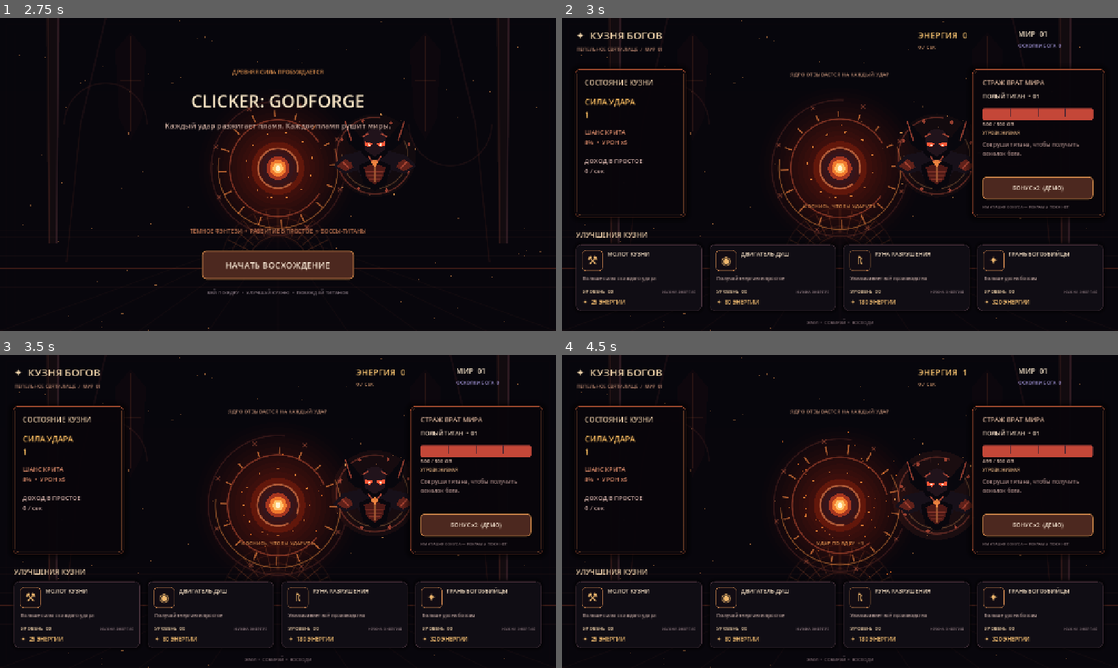
Above: before the commit, frames 1-4 (two rows, left to right).
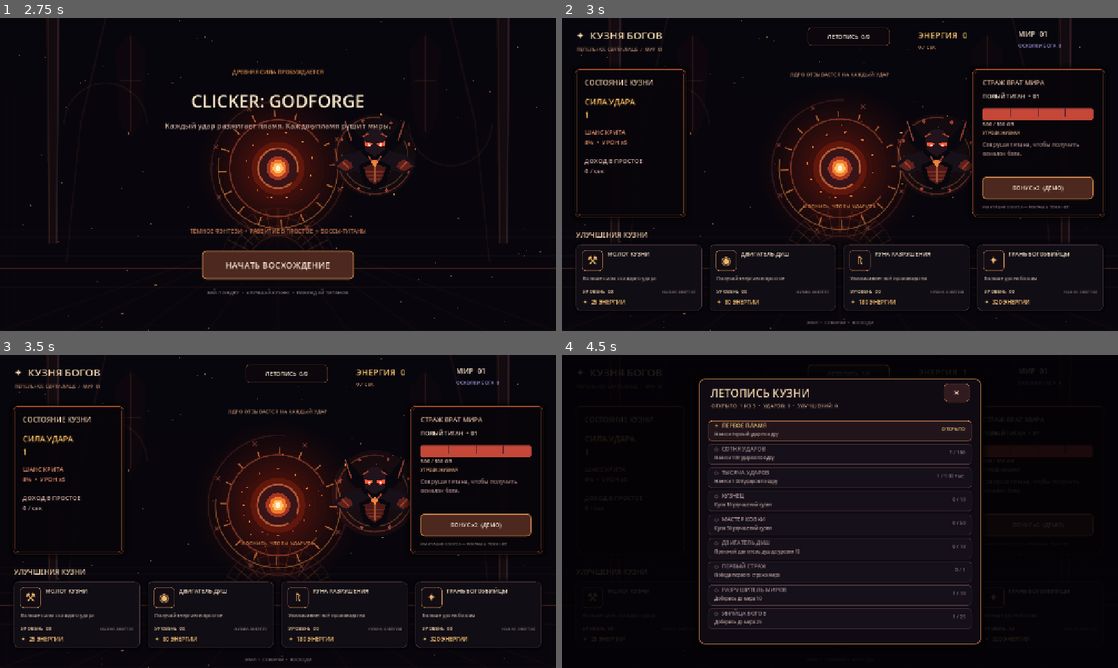
Above: after the commit, the same moments.

Repository: filesgloom-png/CLICKER-GODFORGE-
Game: Godot game, scene res://scenes/main.tscn
Two runs of this game, one before a commit and one after it. Both use one fixed random seed, a clock stepped at 60 frames per second and the inputs below.
Inputs (mouse positions are in pixels of both pictures, inside the frame that each line leads up to):
- Up to frame 1 (2.75 s): no input
- Up to frame 2 (3 s): click "НАЧАТЬ ВОСХОЖДЕНИЕ" at 2.75 s
- Up to frame 3 (3.5 s): no input
- Up to frame 4 (4.5 s): click (840, 495) at 3.5 s; click (851, 373) at 4.25 s, where only the run after the commit has a clickable "ЛЕТОПИСЬ 1/9"

Frame 1 is identical in both runs. In frame 2, 0.2% of the frame differs, in the area x 44-59%, y 2-9%; in frame 3, 0.2%; in frame 4, 20%, in the area x 0-100%, y 0-100%.

Commit message:
Add persistent achievement journal and progression tracking

Diff:
--- a/scripts/game.gd
+++ b/scripts/game.gd
@@ -36,6 +36,10 @@
 var boss_bar: ProgressBar
 var core_button: Button
 var boost_button: Button
+var journal_button: Button
+var journal_overlay: Control
+var total_clicks := 0
+var total_upgrades := 0
 
 func _ready() -> void:
 	rng.randomize()
@@ -386,6 +390,9 @@
 	ui_labels["rate"] = _label("0 / СЕК", Vector2(820, 55), Vector2(190, 22), 12, Color("#c08b65"))
 	ui_labels["stage"] = _label("МИР  01", Vector2(1050, 22), Vector2(190, 28), 17, Color("#f1dfc5"))
 	ui_labels["shards"] = _label("ОСКОЛКИ БОГА  0", Vector2(1050, 53), Vector2(190, 22), 11, Color("#a99ce2"))
+	journal_button = _button("ЛЕТОПИСЬ  0/9", Vector2(565, 22), Vector2(190, 42), false)
+	journal_button.add_theme_font_size_override("font_size", 13)
+	journal_button.pressed.connect(_open_journal)
 	_panel(Vector2(30, 118), Vector2(255, 340))
 	_label("СОСТОЯНИЕ КУЗНИ", Vector2(52, 136), Vector2(210, 26), 16, Color("#e7c9a5"))
 	ui_labels["power"] = _label("СИЛА УДАРА\n1", Vector2(52, 180), Vector2(210, 52), 18, Color("#f2b75d"))
@@ -514,7 +521,141 @@
 	ui_labels["upgrade_cost_%d" % index] = cost_label
 
 
+
+func _achievement_data() -> Array[Dictionary]:
+	var total_levels := 0
+	for level in upgrade_levels:
+		total_levels += int(level)
+	return [
+		{"name": "ПЕРВОЕ ПЛАМЯ", "desc": "Нанеси первый удар по ядру", "value": total_clicks, "target": 1},
+		{"name": "СОТНЯ УДАРОВ", "desc": "Нанеси 100 ударов по ядру", "value": total_clicks, "target": 100},
+		{"name": "ТЫСЯЧА УДАРОВ", "desc": "Нанеси 1 000 ударов по ядру", "value": total_clicks, "target": 1000},
+		{"name": "КУЗНЕЦ", "desc": "Купи 10 улучшений кузни", "value": total_upgrades, "target": 10},
+		{"name": "МАСТЕР КОВКИ", "desc": "Купи 50 улучшений кузни", "value": total_upgrades, "target": 50},
+		{"name": "ДВИГАТЕЛЬ ДУШ", "desc": "Прокачай двигатель душ до уровня 10", "value": int(upgrade_levels[1]), "target": 10},
+		{"name": "ПЕРВЫЙ СТРАЖ", "desc": "Победи первого стража мира", "value": maxi(boss_stage - 1, 0), "target": 1},
+		{"name": "РАЗРУШИТЕЛЬ МИРОВ", "desc": "Доберись до мира 10", "value": boss_stage, "target": 10},
+		{"name": "УБИЙЦА БОГОВ", "desc": "Доберись до мира 25", "value": boss_stage, "target": 25}
+	]
+
+
+func _unlocked_achievement_count() -> int:
+	var unlocked := 0
+	for achievement in _achievement_data():
+		if int(achievement["value"]) >= int(achievement["target"]):
+			unlocked += 1
+	return unlocked
+
+
+func _open_journal() -> void:
+	if journal_overlay != null and is_instance_valid(journal_overlay):
+		return
+	journal_overlay = Control.new()
+	journal_overlay.set_anchors_and_offsets_preset(Control.PRESET_FULL_RECT)
+	journal_overlay.mouse_filter = Control.MOUSE_FILTER_STOP
+	journal_overlay.z_index = 100
+	add_child(journal_overlay)
+
+	var dim := ColorRect.new()
+	dim.set_anchors_and_offsets_preset(Control.PRESET_FULL_RECT)
+	dim.color = Color(0.015, 0.008, 0.02, 0.88)
+	dim.mouse_filter = Control.MOUSE_FILTER_STOP
+	journal_overlay.add_child(dim)
+
+	var frame := Panel.new()
+	frame.position = Vector2(315, 54)
+	frame.size = Vector2(650, 612)
+	var frame_style := StyleBoxFlat.new()
+	frame_style.bg_color = Color("#100b13")
+	frame_style.border_color = Color("#b87949")
+	frame_style.set_border_width_all(2)
+	frame_style.set_corner_radius_all(14)
+	frame_style.shadow_color = Color(0, 0, 0, 0.7)
+	frame_style.shadow_size = 20
+	frame.add_theme_stylebox_override("panel", frame_style)
+	journal_overlay.add_child(frame)
+
+	var title := Label.new()
+	title.position = Vector2(342, 70)
+	title.size = Vector2(480, 40)
+	title.text = "ЛЕТОПИСЬ КУЗНИ"
+	title.add_theme_font_size_override("font_size", 25)
+	title.add_theme_color_override("font_color", Color("#f2d6ac"))
+	journal_overlay.add_child(title)
+
+	var summary := Label.new()
+	summary.position = Vector2(344, 108)
+	summary.size = Vector2(500, 28)
+	summary.text = "ОТКРЫТО: %d ИЗ 9  •  УДАРОВ: %s  •  УЛУЧШЕНИЙ: %s" % [_unlocked_achievement_count(), _format_number(total_clicks), _format_number(total_upgrades)]
+	summary.add_theme_font_size_override("font_size", 12)
+	summary.add_theme_color_override("font_color", Color("#c49b80"))
+	journal_overlay.add_child(summary)
+
+	var close := Button.new()
+	close.position = Vector2(880, 66)
+	close.size = Vector2(58, 42)
+	close.text = "✕"
+	close.focus_mode = Control.FOCUS_NONE
+	close.add_theme_font_size_override("font_size", 20)
+	close.add_theme_color_override("font_color", Color("#f2d6ac"))
+	var close_style := StyleBoxFlat.new()
+	close_style.bg_color = Color("#321b20")
+	close_style.border_color = Color("#9d5b42")
+	close_style.set_border_width_all(1)
+	close_style.set_corner_radius_all(8)
+	close.add_theme_stylebox_override("normal", close_style)
+	close.add_theme_stylebox_override("hover", close_style)
+	close.pressed.connect(_close_journal)
+	journal_overlay.add_child(close)
+
+	var achievements := _achievement_data()
+	for i in range(achievements.size()):
+		var achievement: Dictionary = achievements[i]
+		var unlocked := int(achievement["value"]) >= int(achievement["target"])
+		var row := Panel.new()
+		row.position = Vector2(337, 151 + i * 54)
+		row.size = Vector2(606, 47)
+		var row_style := StyleBoxFlat.new()
+		row_style.bg_color = Color("#21151b") if unlocked else Color("#151019")
+		row_style.border_color = Color("#d58b4c") if unlocked else Color("#49313a")
+		row_style.set_border_width_all(1)
+		row_style.set_corner_radius_all(7)
+		row.add_theme_stylebox_override("panel", row_style)
+		journal_overlay.add_child(row)
+
+		var name_label := Label.new()
+		name_label.position = Vector2(350, 153 + i * 54)
+		name_label.size = Vector2(360, 21)
+		name_label.text = ("✦  " if unlocked else "◇  ") + str(achievement["name"])
+		name_label.add_theme_font_size_override("font_size", 13)
+		name_label.add_theme_color_override("font_color", Color("#f2c27b") if unlocked else Color("#a58b91"))
+		journal_overlay.add_child(name_label)
+
+		var desc_label := Label.new()
+		desc_label.position = Vector2(351, 175 + i * 54)
+		desc_label.size = Vector2(430, 18)
+		desc_label.text = str(achievement["desc"])
+		desc_label.add_theme_font_size_override("font_size", 10)
+		desc_label.add_theme_color_override("font_color", Color("#bca29c"))
+		journal_overlay.add_child(desc_label)
+
+		var progress_label := Label.new()
+		progress_label.position = Vector2(785, 162 + i * 54)
+		progress_label.size = Vector2(143, 24)
+		progress_label.horizontal_alignment = HORIZONTAL_ALIGNMENT_RIGHT
+		progress_label.text = "ОТКРЫТО" if unlocked else "%s / %s" % [_format_number(mini(int(achievement["value"]), int(achievement["target"]))), _format_number(int(achievement["target"]))]
+		progress_label.add_theme_font_size_override("font_size", 11)
+		progress_label.add_theme_color_override("font_color", Color("#f2c27b") if unlocked else Color("#927982"))
+		journal_overlay.add_child(progress_label)
+
+
+func _close_journal() -> void:
+	if journal_overlay != null and is_instance_valid(journal_overlay):
+		journal_overlay.queue_free()
+	journal_overlay = null
+
 func _strike_core() -> void:
+	total_clicks += 1
 	hit_flash = 1.0
 	core_recoil = 1.0
 	for i in range(22):
@@ -559,6 +700,7 @@
 			ui_labels["power"].text = "НЕДОСТАТОЧНО ЭНЕРГИИ"
 		return
 	energy -= cost
+	total_upgrades += 1
 	upgrade_levels[index] += 1
 	upgrade_feedback_time[index] = 0.9
 	match index:
@@ -589,6 +731,8 @@
 func _refresh_ui() -> void:
 	if not playing:
 		return
+	if journal_button != null and is_instance_valid(journal_button):
+		journal_button.text = "ЛЕТОПИСЬ  %d/9" % _unlocked_achievement_count()
 	if ui_labels.has("energy"):
 		ui_labels["energy"].text = "ЭНЕРГИЯ  " + _format_number(energy)
 		ui_labels["rate"].text = _format_number(idle_rate * multiplier * (2.0 if ad_boost_time > 0.0 else 1.0)) + " / СЕК"
@@ -768,6 +912,8 @@
 	boss_bar = null
 	core_button = null
 	boost_button = null
+	journal_button = null
+	journal_overlay = null
 
 func _save_game() -> void:
 	var cfg := ConfigFile.new()
@@ -780,6 +926,8 @@
 	cfg.set_value("progress", "boss_hp", boss_hp)
 	cfg.set_value("progress", "boss_max_hp", boss_max_hp)
 	cfg.set_value("progress", "upgrade_levels", upgrade_levels)
+	cfg.set_value("progress", "total_clicks", total_clicks)
+	cfg.set_value("progress", "total_upgrades", total_upgrades)
 	cfg.set_value("progress", "last_time", int(Time.get_unix_time_from_system()))
 	cfg.save(SAVE_PATH)
 
@@ -796,6 +944,8 @@
 	boss_hp = float(cfg.get_value("progress", "boss_hp", 500.0))
 	boss_max_hp = float(cfg.get_value("progress", "boss_max_hp", 500.0))
 	upgrade_levels = cfg.get_value("progress", "upgrade_levels", [0, 0, 0, 0])
+	total_clicks = int(cfg.get_value("progress", "total_clicks", 0))
+	total_upgrades = int(cfg.get_value("progress", "total_upgrades", 0))
 	var last_time := int(cfg.get_value("progress", "last_time", int(Time.get_unix_time_from_system())))
 	var elapsed := clampf(float(Time.get_unix_time_from_system() - last_time), 0.0, 28800.0)
 	energy += idle_rate * multiplier * elapsed * 0.5
